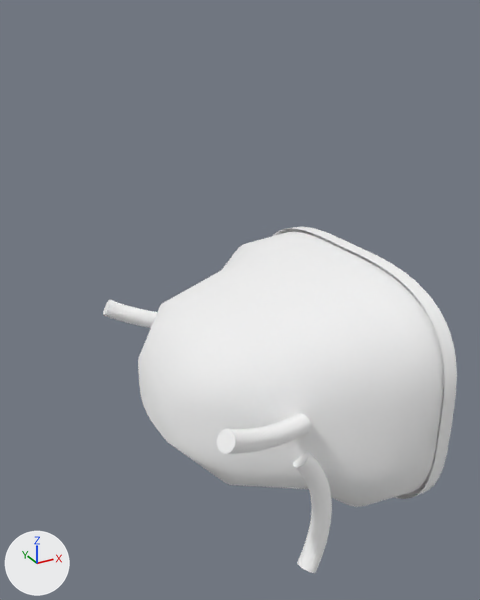
Before and after pictures for a commit that changed the glTF model Data/BikesV2/kits/rheinhart_classic__front2.glb.
Before and after are seen from a 50 mm camera at (1.138, -0.277, 1.074) aimed at (1.289, -0.002, 0.936). The axes (+X, +Y, +Z) are drawn at lower left. The lights are the same throughout. The older version comes first. Vertices at exactly the same position are counted once.

The scene before the commit, as lines of its bpy script (objects in view):
```python
me_mesh_0 = bpy.data.meshes.new('Mesh_0')
me_mesh_0.from_pydata(...)  # 3001 vertices, 5570 faces; spans x 1.239..1.38, y -0.087..0.087, z 0.819..0.954
# faces by material slot: [480, 1016, 320, 1120, 876, 148, 1610]
me_mesh_0.materials.append(mat_s057)  # white #ffffff
me_mesh_0.materials.append(mat_s058)  # white #ffffff
me_mesh_0.materials.append(mat_s059)  # white #ffffff
me_mesh_0.materials.append(mat_s060)  # white #ffffff
me_mesh_0.materials.append(mat_s061)  # white #ffffff
me_mesh_0.materials.append(mat_s062)  # white #ffffff
me_mesh_0.materials.append(mat_s063)  # white #ffffff
ob_rheinhart_classic__front2 = bpy.data.objects.new('rheinhart_classic__front2', me_mesh_0)
ob_rheinhart_classic__front2.location = (0.0, 0.0, 0.0)
```
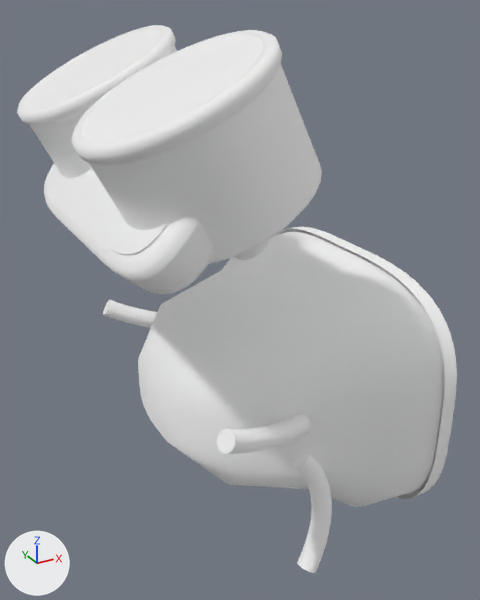
The change, as a diff of the scene's bpy script:
```diff
--- a/Data/BikesV2/kits/rheinhart_classic__front2.glb.py
+++ b/Data/BikesV2/kits/rheinhart_classic__front2.glb.py
@@ mat_s069 @@
+mat_s069 = principled_material('s069')
+mat_s069.base_color = (1.0, 1.0, 1.0)  # white #ffffff
+mat_s069.metallic = 1.0
+mat_s069.roughness = 1.0
@@ mat_s065 @@
+mat_s065 = principled_material('s065')
+mat_s065.base_color = (1.0, 1.0, 1.0)  # white #ffffff
+mat_s065.metallic = 1.0
+mat_s065.roughness = 1.0
@@ mat_s068 @@
+mat_s068 = principled_material('s068')
+mat_s068.base_color = (1.0, 1.0, 1.0)  # white #ffffff
+mat_s068.metallic = 1.0
+mat_s068.roughness = 1.0
@@ mat_s067 @@
+mat_s067 = principled_material('s067')
+mat_s067.base_color = (1.0, 1.0, 1.0)  # white #ffffff
+mat_s067.metallic = 1.0
+mat_s067.roughness = 1.0
@@ mat_s066 @@
+mat_s066 = principled_material('s066')
+mat_s066.base_color = (1.0, 1.0, 1.0)  # white #ffffff
+mat_s066.metallic = 1.0
+mat_s066.roughness = 1.0
@@ mat_s064 @@
+mat_s064 = principled_material('s064')
+mat_s064.base_color = (1.0, 1.0, 1.0)  # white #ffffff
+mat_s064.metallic = 1.0
+mat_s064.roughness = 1.0
@@ me_mesh_0 @@
 # used by ob_rheinhart_classic__front2; location = (0.0, 0.0, 0.0)
-me_mesh_0.from_pydata(...)  # 3001 vertices, 5570 faces; spans x 1.239..1.38, y -0.087..0.087, z 0.819..0.954
+me_mesh_0.from_pydata(...)  # 5003 vertices, 9472 faces; spans x 1.2..1.38, y -0.087..0.087, z 0.819..1.066
+# me_mesh_0 part 1: 2002 vertices added at x 1.2..1.295, y -0.087..0.087, z 0.973..1.066
 me_mesh_0.materials.append(mat_s057)
@@ me_mesh_0 @@
 me_mesh_0.materials.append(mat_s063)
+me_mesh_0.materials.append(mat_s064)  # white #ffffff
+me_mesh_0.materials.append(mat_s065)  # white #ffffff
+me_mesh_0.materials.append(mat_s066)  # white #ffffff
+me_mesh_0.materials.append(mat_s067)  # white #ffffff
+me_mesh_0.materials.append(mat_s068)  # white #ffffff
+me_mesh_0.materials.append(mat_s069)  # white #ffffff
```

Pixel boxes (x1, y1, x2, y2) of what changed, in the pictures (480 x 600 px):
'rheinhart_classic__front2', reshaped (24% wider, 58% taller): before (103, 227, 457, 573); after (17, 25, 457, 573)
part 1 of me_mesh_0, added: after (17, 25, 322, 294)
